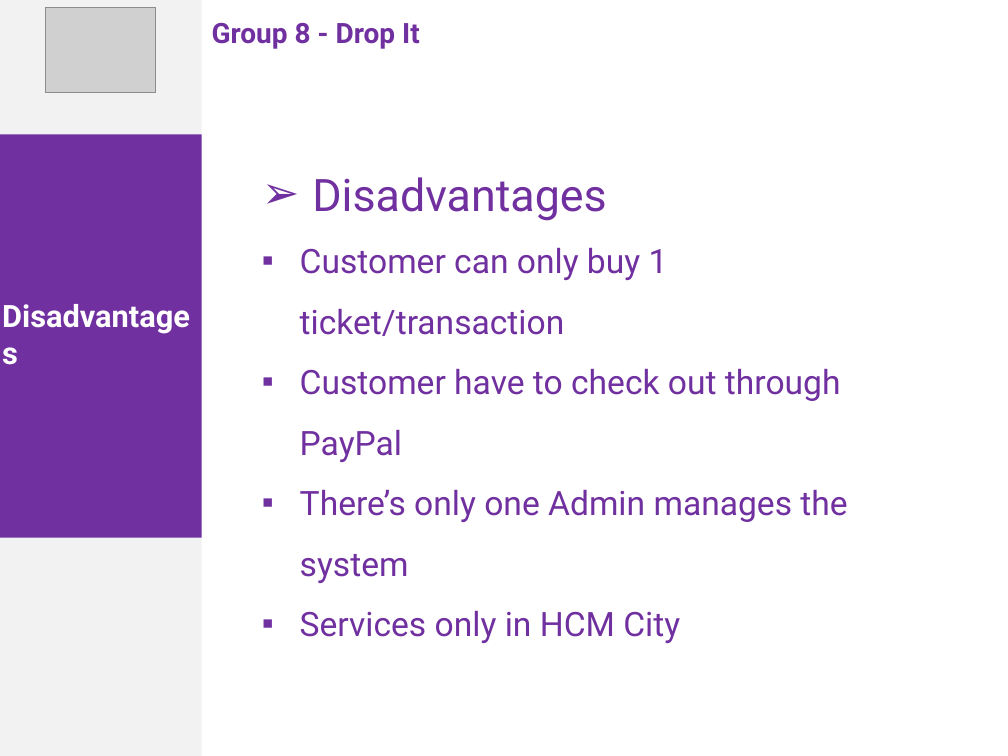
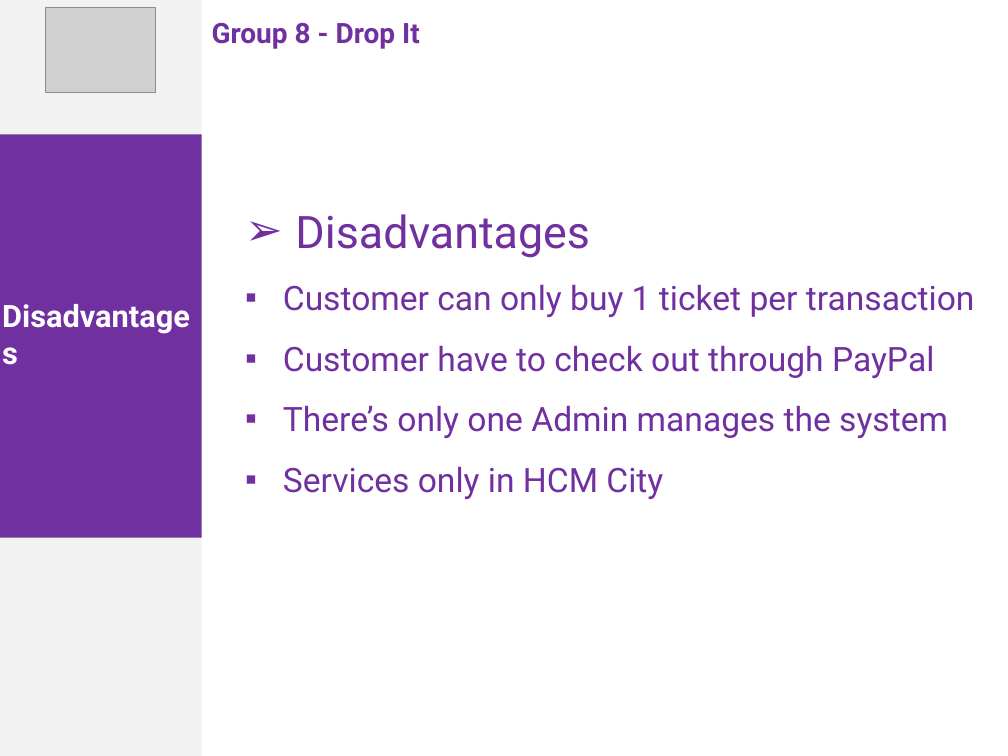
Before and after one commit to phonglk/fptu_capstone, a slide deck: slide 18 of Document/Present.pptx. Drawn at 1008x756 pixels with LibreOffice and Linux fonts; fonts in the diff are those of the drawing; grey boxes stand for pictures. Boxes give left, top, right and bottom in pixels: in the first picture for what was removed or moved away, otherwise in the second. Text is boxed around its words. In the diff, an @@ line names an element or a change of style, - is before the commit and + after.

```diff
--- a/Document/Present.pptx
+++ b/Document/Present.pptx
@@ text "Disadvantages": place and size @@
-text "Disadvantages" at (300, 177, 847, 643)
+text "Disadvantages" at (283, 214, 975, 499)
@@ text at (283, 284, 975, 317): text changed @@
-▪ Customer can only buy 1 ticket/transaction
+▪ Customer can only buy 1 ticket per transaction
```
Also in this commit, not shown: 12 other slides changed.
